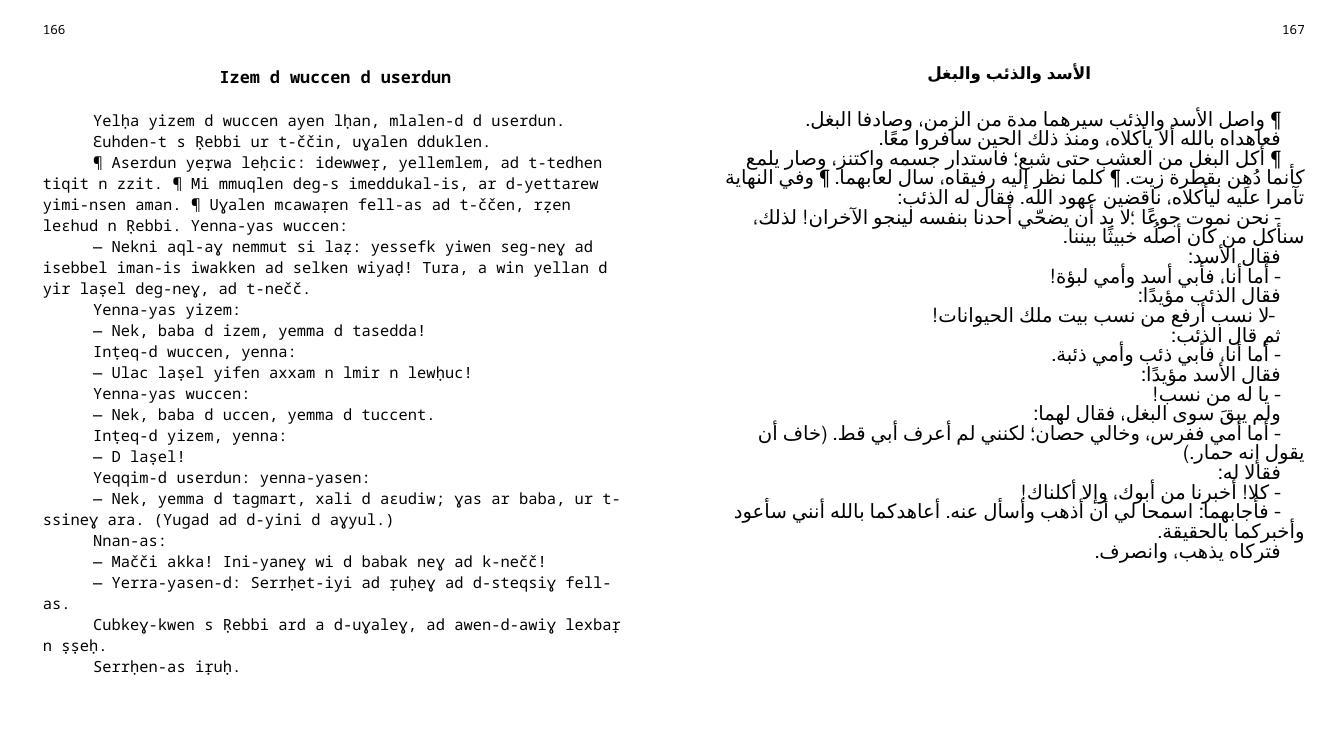
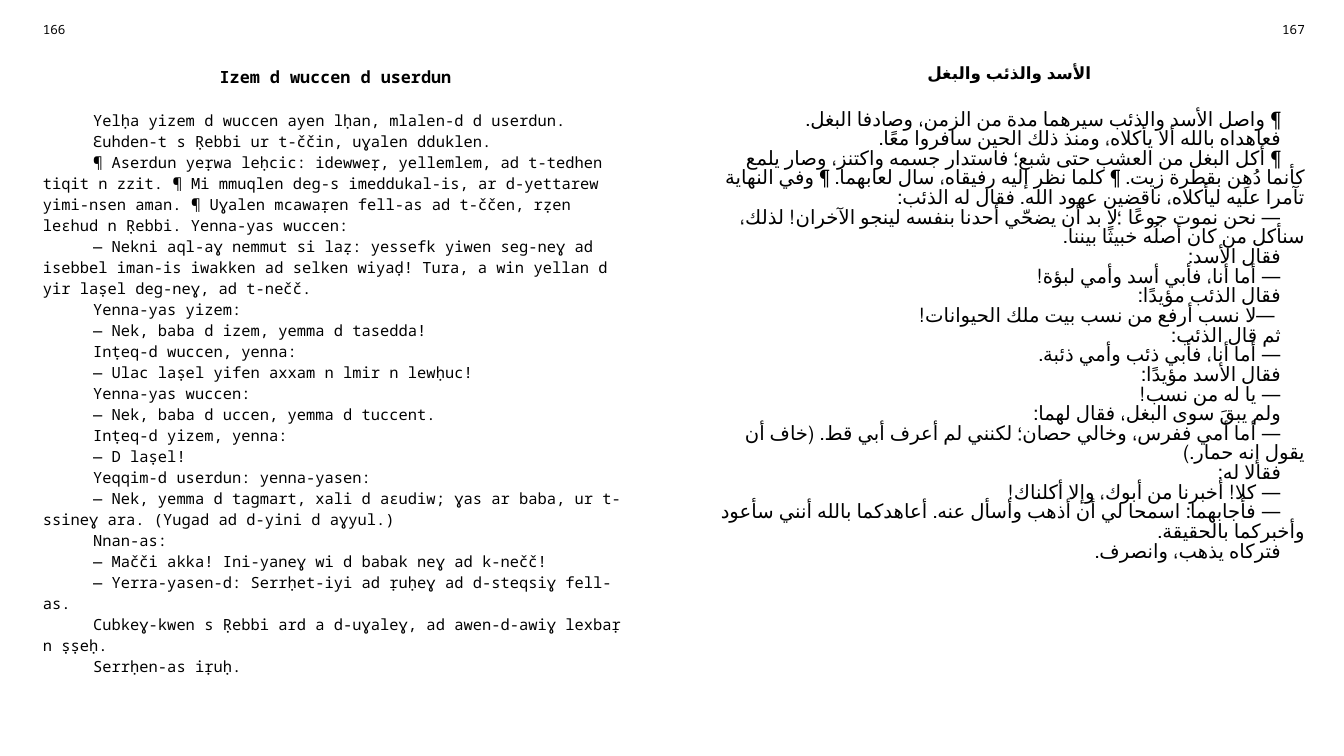
Before and after one commit to sferhah/tamacahut_n_wuccen, a slide deck: slide 82 of Uccen.ConsoleApp/Resources/pptx/uccen.arb.pptx. Drawn at 1344x756 pixels with LibreOffice and Linux fonts; fonts in the diff are those of the drawing. Boxes give left, top, right and bottom in pixels: in the first picture for what was removed or moved away, otherwise in the second. Text is boxed around its words. In the diff, an @@ line names an element or a change of style, - is before the commit and + after.

```diff
--- a/Uccen.ConsoleApp/Resources/pptx/uccen.arb.pptx
+++ b/Uccen.ConsoleApp/Resources/pptx/uccen.arb.pptx
@@ table at (32,16,1315,729) @@
-row 3, column 3: ¶ واصل الأسد والذئب سيرهما مدة من الزمن، وصادفا البغل. / فعاهداه بالله ألا يأكلاه، ومنذ ذلك الحين سافروا معًا. / ¶ أكل البغل من العشب حتى شبع؛ فاستدار جسمه واكتنز، وصار يلمع كأنما دُهِن بقطرة زيت. ¶ كلما نظر إليه رفيقاه، سال لعابهما. ¶ وفي النهاية تآمرا عليه ليأكلاه، ناقضين عهود الله. فقال له الذئب: / ‑ نحن نموت جوعًا؛ لا بد أن يضحّي أحدنا بنفسه لينجو الآخران! لذلك، سنأكل من كان أصلُه خبيثًا بيننا. / فقال الأسد: / ‑ أما أنا، فأبي أسد وأمي لبؤة! / فقال الذئب مؤيدًا: / ‑ لا نسب أرفع من نسب بيت ملك الحيوانات! / ثم قال الذئب: / ‑ أما أنا، فأبي ذئب وأمي ذئبة. / فقال الأسد مؤيدًا: / ‑ يا له من نسب! / ولم يبقَ سوى البغل، فقال لهما: / ‑ أما أمي ففرس، وخالي حصان؛ لكنني لم أعرف أبي قط. (خاف أن يقول إنه حمار.) / فقالا له: / ‑ كلا! أخبرنا من أبوك، وإلا أكلناك! / ‑ فأجابهما: اسمحا لي أن أذهب وأسأل عنه. أعاهدكما بالله أنني سأعود وأخبركما بالحقيقة. / فتركاه يذهب، وانصرف.
+row 3, column 3: ¶ واصل الأسد والذئب سيرهما مدة من الزمن، وصادفا البغل. / فعاهداه بالله ألا يأكلاه، ومنذ ذلك الحين سافروا معًا. / ¶ أكل البغل من العشب حتى شبع؛ فاستدار جسمه واكتنز، وصار يلمع كأنما دُهِن بقطرة زيت. ¶ كلما نظر إليه رفيقاه، سال لعابهما. ¶ وفي النهاية تآمرا عليه ليأكلاه، ناقضين عهود الله. فقال له الذئب: / — نحن نموت جوعًا؛ لا بد أن يضحّي أحدنا بنفسه لينجو الآخران! لذلك، سنأكل من كان أصلُه خبيثًا بيننا. / فقال الأسد: / — أما أنا، فأبي أسد وأمي لبؤة! / فقال الذئب مؤيدًا: / — لا نسب أرفع من نسب بيت ملك الحيوانات! / ثم قال الذئب: / — أما أنا، فأبي ذئب وأمي ذئبة. / فقال الأسد مؤيدًا: / — يا له من نسب! / ولم يبقَ سوى البغل، فقال لهما: / — أما أمي ففرس، وخالي حصان؛ لكنني لم أعرف أبي قط. (خاف أن يقول إنه حمار.) / فقالا له: / — كلا! أخبرنا من أبوك، وإلا أكلناك! / — فأجابهما: اسمحا لي أن أذهب وأسأل عنه. أعاهدكما بالله أنني سأعود وأخبركما بالحقيقة. / فتركاه يذهب، وانصرف.
```
Also in this commit, not shown: 14 other slides changed, 3 other files.
